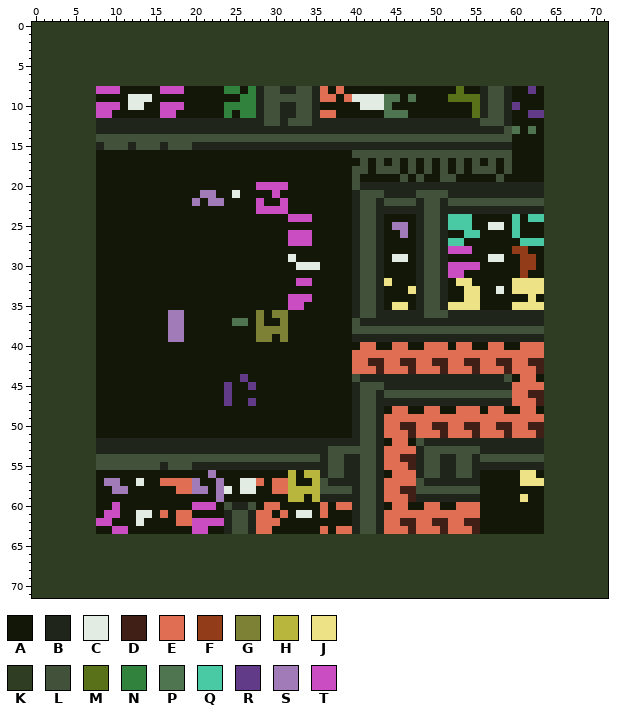
Sprite sheet, stored at 015level.png. The picture above is the old version.
The file is 72x72 pixels.
Palette (. is transparent): A #121708  B #1f251a  C #e3ece3  D #401f17  E #e06e52  F #933c1a  G #7c8136  H #b8b63d  J #ede285  K #2f3e23  L #425139  M #597119  N #30823c  P #4e7450  Q #49caa4  R #613b87  S #a17ab8  T #ca4ec2
Pixels before (only the part around the change), first column x 21:
 0 KKKKKKKKKKKKKKKKKKKKKKK
 1 KKKKKKKKKKKKKKKKKKKKKKK
 2 KKKKKKKKKKKKKKKKKKKKKKK
 3 KKKKKKKKKKKKKKKKKKKKKKK
 4 KKKKKKKKKKKKKKKKKKKKKKK
 5 KKKKKKKKKKKKKKKKKKKKKKK
 6 KKKKKKKKKKKKKKKKKKKKKKK
 7 KKKKKKKKKKKKKKKKKKKKKKK
 8 AAANNANBLLBBLLBEAEAAAAA
 9 AAAAANNBLLLLLLBEEAECCCC
10 AAANNNNBLLBBLLBAAAAACCC
11 AAANANNBLLBBLLBEEAAAAAA
12 BBBBBBBBLLBLLLBBBBBBBBB
13 BBBBBBBBBBBBBBBBBBBBBBB
14 LLLLLLLLLLLLLLLLLLLLLLL
15 BBBBBBBBBBBBBBBBBBBBBBB
16 AAAAAAAAAAAAAAAAAAALLLL
17 AAAAAAAAAAAAAAAAAAAALAL
18 AAAAAAAAAAAAAAAAAAALLAL
19 AAAAAAAAAAAAAAAAAAALAAA
20 AAAAAAATTTTAAAAAAAALBBB
21 SSAACAAAATAAAAAAAAABLLL
22 ASSAAAATAATAAAAAAAABLLB
23 AAAAAAATTTTAAAAAAAABLLB
24 AAAAAAAAAAATTTAAAAABLLB
25 AAAAAAAAAAAAAAAAAAABLLB
26 AAAAAAAAAAATTTAAAAABLLB
27 AAAAAAAAAAATTTAAAAABLLB
28 AAAAAAAAAAAAAAAAAAABLLB
29 AAAAAAAAAAACAAAAAAABLLB
30 AAAAAAAAAAAACCCAAAABLLB
31 AAAAAAAAAAAAAAAAAAABLLB
32 AAAAAAAAAAAATTAAAAABLLB
33 AAAAAAAAAAAAAAAAAAABLLB
The result:
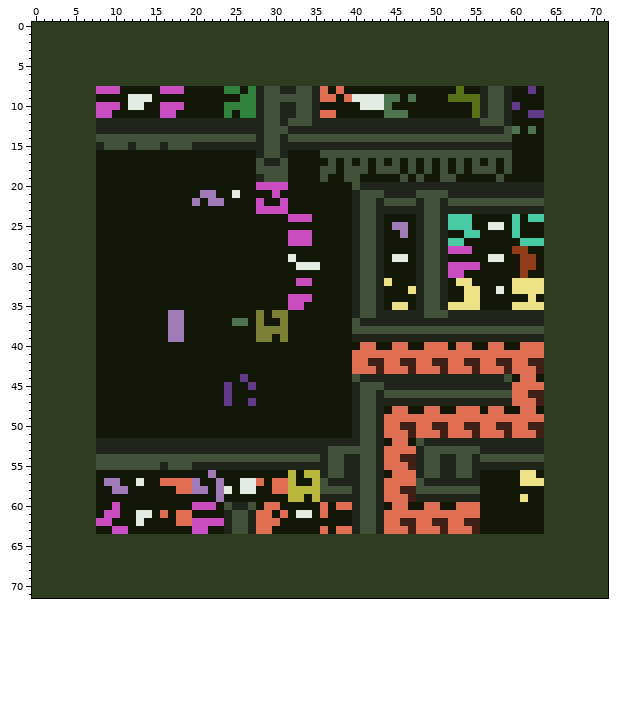
Difference:
Changed rows in their new state; - is an unchanged pixel.
first column x 28:
13 -LLL--------
14 B--B--------
15 -LL---------
16 BLLB----LLLL
17 LBBL-----L-L
18 LLLL----LL-L
19 BLLL----L--L
Boxes around the changes in both pictures, in picture pixels (x1, y1, x2, y2):
changed: (256, 126, 288, 182)
changed: (320, 150, 352, 182)
